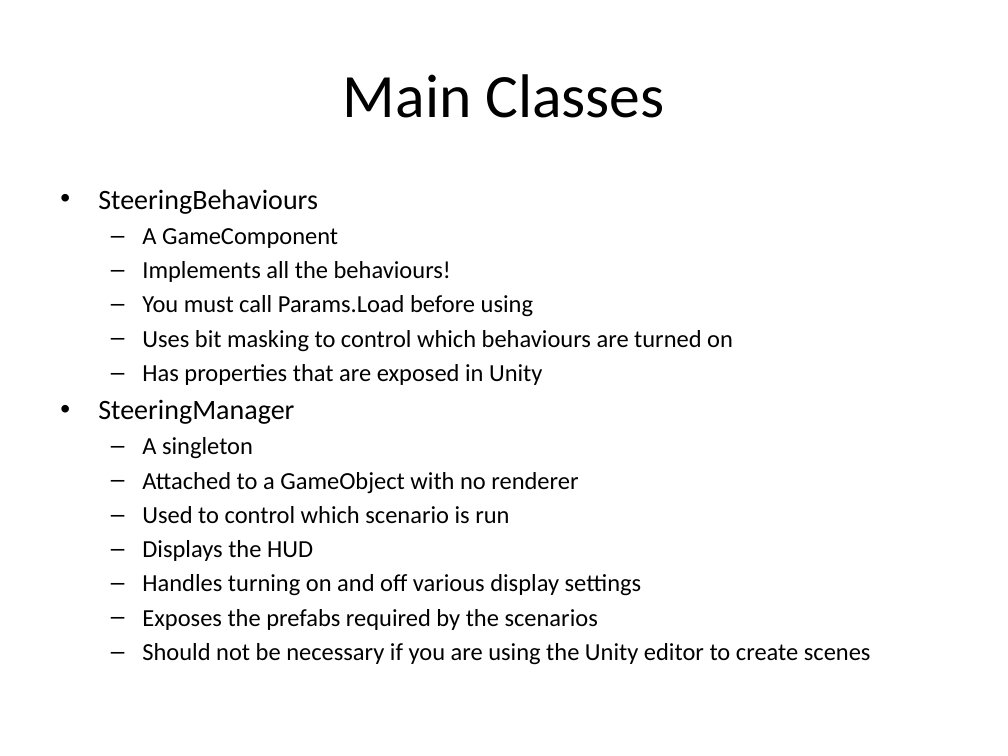
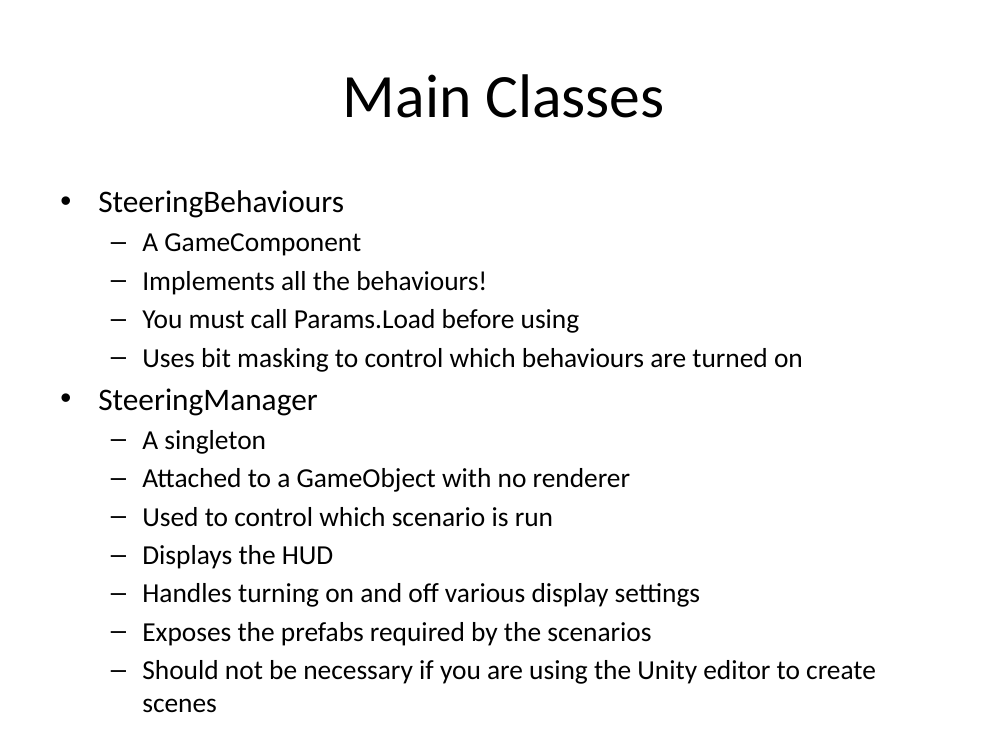
Before and after one commit to skooter500/UnitySteeringBehaviours, a slide deck: slide 14 of Lectures/Game AI 3.pptx. Drawn at 1008x756 pixels with LibreOffice and Linux fonts; fonts in the diff are those of the drawing; background and template pictures are left out. Boxes give left, top, right and bottom in pixels: in the first picture for what was removed or moved away, otherwise in the second. Text is boxed around its words. In the diff, an @@ line names an element or a change of style, - is before the commit and + after.

```diff
--- a/Lectures/Game AI 3.pptx
+++ b/Lectures/Game AI 3.pptx
@@ text "SteeringBehaviours" at (98,190,876,684): size 20 to 22.4 pt in "SteeringBehaviours", "SteeringManager"; size 17.5 to 19.6 pt @@
@@ text at (142,364,542,385): paragraph removed @@
-  – Has properties that are exposed in Unity
```
Also in this commit, not shown: 6 other slides changed, 15 slides added, 2 other files.
